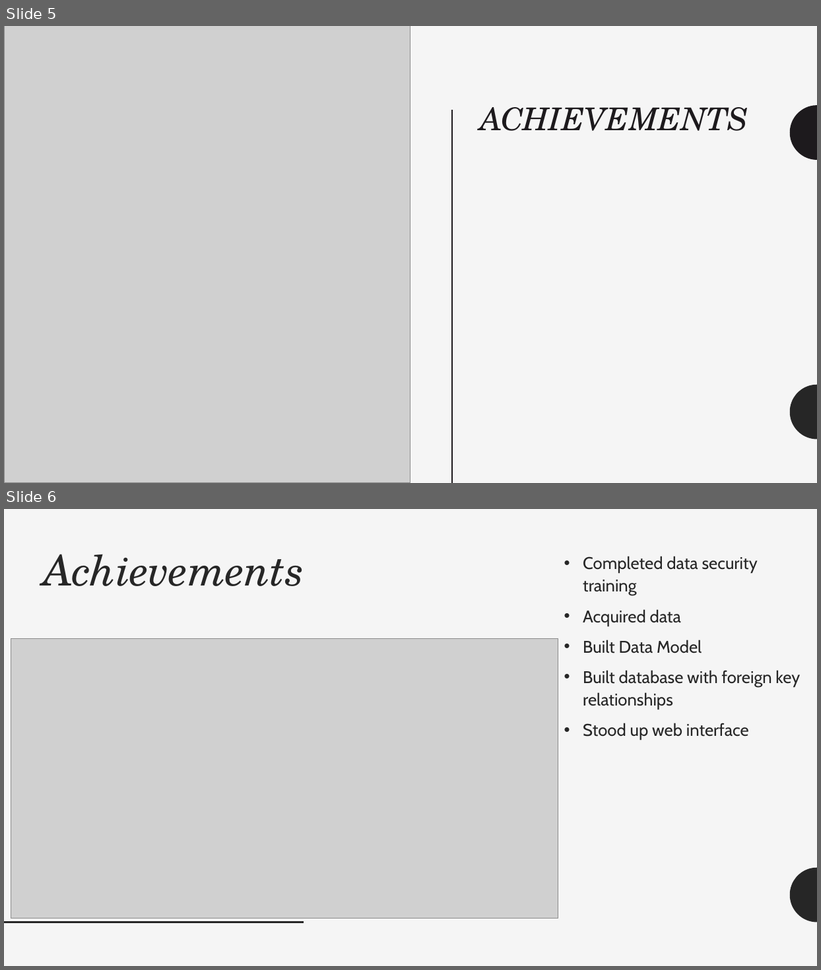
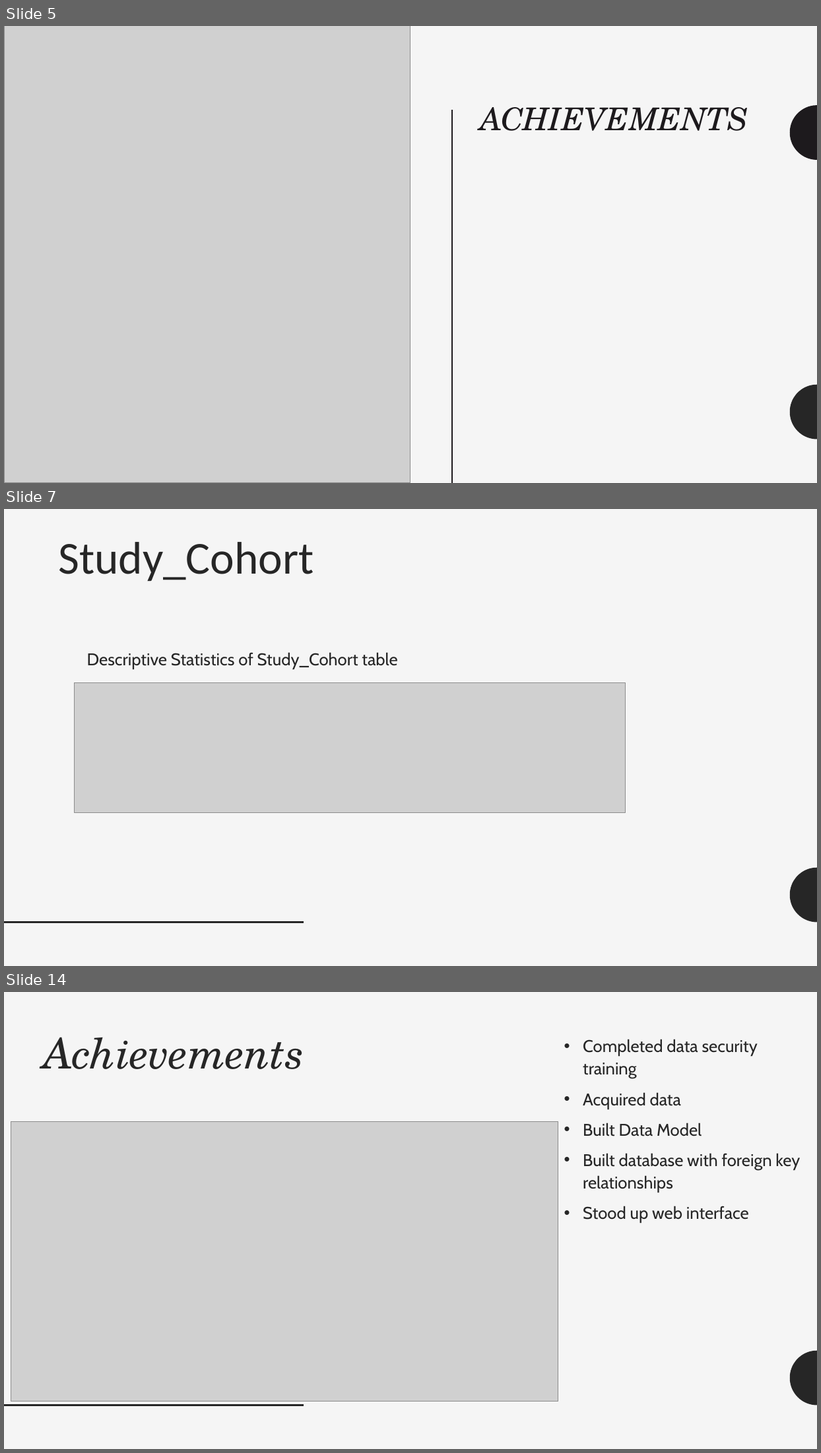
Before and after one commit to ezgisiir/URMCVenitaltorAllocation, a slide deck: Docs/ClassMeetings/2022_02_21_ClassMeeting.pptx. Shown one above the other, each under a label of ours: slides 5 and 6 before the commit, slides 5, 7 and 14 after it; the slides between them are not shown. The pictures are 821x970 and 821x1453 pixels, drawn with LibreOffice and Linux fonts; fonts in the diff are those of the drawing; grey boxes stand for pictures. Boxes give left, top, right and bottom in pixels: in the first picture for what was removed or moved away, otherwise in the second. Text is boxed around its words. In the diff, an @@ line names an element or a change of style, - is before the commit and + after.

Commit message:
Add files via upload
add descriptive stats and bar charts

```diff
--- a/Docs/ClassMeetings/2022_02_21_ClassMeeting.pptx
+++ b/Docs/ClassMeetings/2022_02_21_ClassMeeting.pptx
@@ slide 7 added at bbox=[4, 509, 817, 966], background #F5F5F5; not listed: 2 template elements that a slide beside it also shows @@
@@ title added at bbox=[58, 542, 314, 581], 54 pt, text #262626 @@
+Study_Cohort
@@ text added at bbox=[87, 652, 397, 669], 20 pt, text #262626 @@
+Descriptive Statistics of Study_Cohort table
@@ picture added at bbox=[74, 683, 626, 813] @@
@@ what was slide 6 is now slide 14 @@
```
Also in this commit, not shown: 7 other slides added.
